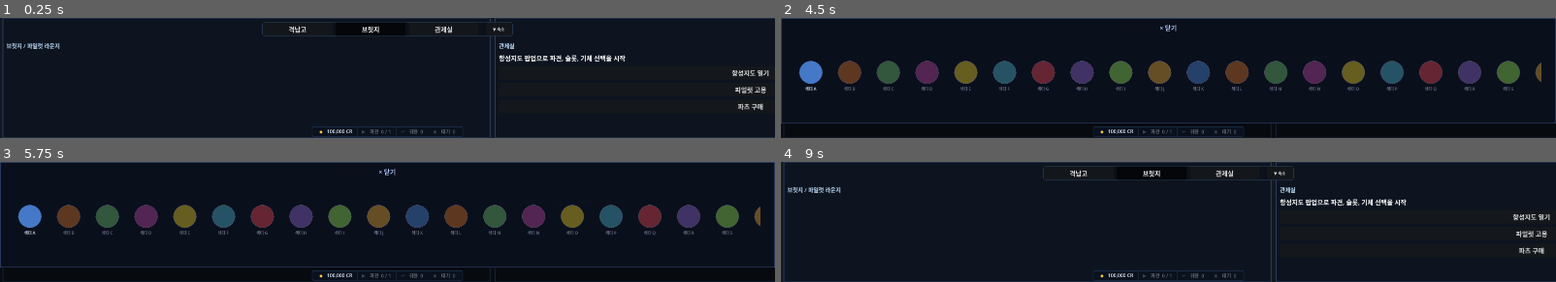
Above: before the commit, frames 1-4 (two rows, left to right).
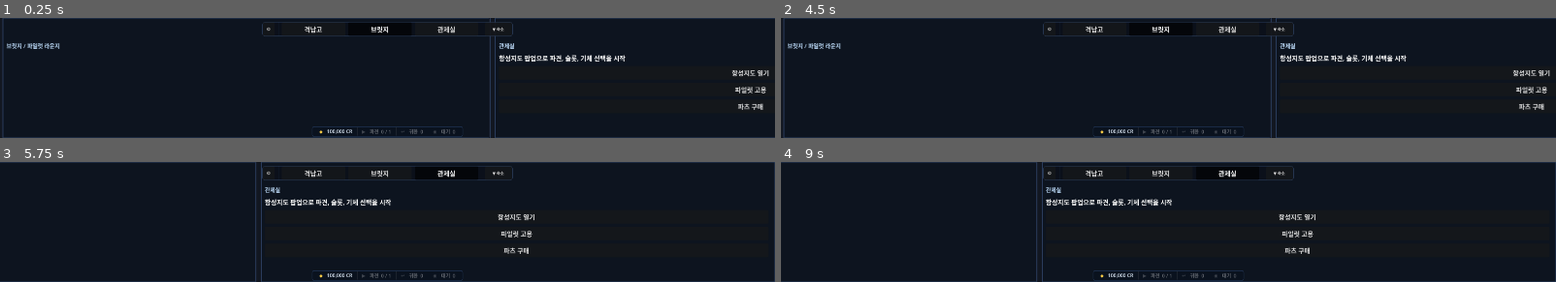
Above: after the commit, the same moments.

Repository: havergooday/dockclicker
Game: Godot game, scene res://scenes/main/main.tscn
Same seed, same stepped clock (60 frames per second), same inputs: the game is played once before the commit and once after it.
Inputs (mouse positions are in pixels of both pictures, inside the frame that each line leads up to):
- Up to frame 1 (0.25 s): no input
- Up to frame 2 (4.5 s): click "항성지도 열기" at 0.5 s; click "파일럿 고용" at 1.25 s; click "파츠 구매" at 2 s; click "격납고" at 2.75 s; click (1052, 28) at 3.5 s, where only the run after the commit has a clickable "⚙"; click "브릿지" at 4.25 s
- Up to frame 3 (5.75 s): click "관제실" at 5 s
- Up to frame 4 (9 s): click "항성지도 열기" at 5.75 s; click "파일럿 고용" at 6.5 s; click "파츠 구매" at 7.25 s; click "▼ 숙소" at 8 s; click "× 닫기" at 8.75 s

The runs differ from the first frame. In frame 1, 0.4% of the frame differs, in the area x 34-66%, y 6-13%; in frame 2, 14%, in the area x 0-100%, y 0-100%; in frame 3, 13%; in frame 4, 3.6%.

Commit message:
feat: 옵션 팝업 추가 (사운드)
- 네비게이션 탭 왼쪽에 ⚙ 옵션 버튼 + 구분선
- 클릭 시 상단에서 슬라이드다운 (0.20s ease-out), 닫기/바깥 클릭 시 닫힘
- 사운드: 전체 음소거 토글 + 마스터/BGM/SFX 볼륨 슬라이더
  (BGM/SFX 버스는 존재할 때만 표시)
- 옵션 열린 동안 캔버스 드래그 차단

Co-Authored-By: Claude Opus 4.8 <noreply@anthropic.com>

Diff:
--- a/scripts/ui/ship_canvas.gd
+++ b/scripts/ui/ship_canvas.gd
@@ -16,6 +16,7 @@
 const DECK_HEIGHT      := 300.0  # 데크 한 층 높이 (= 창 높이)
 const DECK_SNAP_THRESH := 55.0   # 이 거리 이상 드래그해야 데크 전환
 const AXIS_LOCK_PX     := 10.0   # H/V 축 고정 임계값
+const OPTIONS_H        := 168.0  # 옵션 팝업 높이
 
 var _scroll: ScrollContainer
 var _content: Control
@@ -29,6 +30,8 @@
 var _drag_axis: String = ""            # "" | "h" | "v"
 var _current_deck: int = 0            # 0 = 상부, 1 = 하부
 var _deck_btn: Button = null
+var _options_popup: Control = null
+var _options_panel: PanelContainer = null
 var _nav_buttons: Dictionary = {}
 
 
@@ -68,6 +71,7 @@
 	_build_zone_dividers()
 	_build_nav_bar()
 	_build_popups()
+	_build_options_popup()
 
 
 func _build_background() -> void:
@@ -104,6 +108,25 @@
 	row.offset_bottom = -5
 	row.add_theme_constant_override("separation", 8)
 	bar.add_child(row)
+
+	# 왼쪽 옵션 버튼
+	var opt_btn := Button.new()
+	opt_btn.text = "⚙"
+	opt_btn.custom_minimum_size = Vector2(30, 26)
+	opt_btn.add_theme_font_size_override("font_size", 12)
+	opt_btn.pressed.connect(func():
+		if is_instance_valid(_options_popup) and _options_popup.visible:
+			_close_options()
+		else:
+			_open_options()
+	)
+	row.add_child(opt_btn)
+
+	var sep_l := ColorRect.new()
+	sep_l.custom_minimum_size = Vector2(1, 0)
+	sep_l.size_flags_vertical = Control.SIZE_EXPAND_FILL
+	sep_l.color = Color(0.28, 0.40, 0.60, 0.45)
+	row.add_child(sep_l)
 
 	var nav_group := ButtonGroup.new()
 	_nav_buttons.clear()
@@ -424,6 +447,8 @@
 	for popup in _popups.values():
 		if is_instance_valid(popup) and popup.visible:
 			return
+	if is_instance_valid(_options_popup) and _options_popup.visible:
+		return
 
 	if event is InputEventMouseButton and event.button_index == MOUSE_BUTTON_RIGHT:
 		if event.pressed:
@@ -487,6 +512,151 @@
 		_deck_btn.text = "▼ 숙소" if _current_deck == 0 else "▲ 상부"
 
 
+func _build_options_popup() -> void:
+	_options_popup = Control.new()
+	_options_popup.set_anchors_preset(Control.PRESET_FULL_RECT)
+	_options_popup.visible = false
+	_options_popup.mouse_filter = Control.MOUSE_FILTER_IGNORE
+	add_child(_options_popup)
+
+	var dim := ColorRect.new()
+	dim.set_anchors_preset(Control.PRESET_FULL_RECT)
+	dim.color = Color(0, 0, 0, 0.38)
+	dim.mouse_filter = Control.MOUSE_FILTER_STOP
+	dim.gui_input.connect(func(ev: InputEvent):
+		if ev is InputEventMouseButton and ev.pressed and ev.button_index == MOUSE_BUTTON_LEFT:
+			_close_options()
+	)
+	_options_popup.add_child(dim)
+
+	_options_panel = PanelContainer.new()
+	_options_panel.anchor_left   = 0.0
+	_options_panel.anchor_top    = 0.0
+	_options_panel.anchor_right  = 1.0
+	_options_panel.anchor_bottom = 0.0
+	_options_panel.offset_top    = -OPTIONS_H
+	_options_panel.offset_bottom = OPTIONS_H
+	_options_panel.mouse_filter  = Control.MOUSE_FILTER_STOP
+	var sty := StyleBoxFlat.new()
+	sty.bg_color     = Color(0.04, 0.06, 0.11, 0.98)
+	sty.border_color = Color(0.26, 0.38, 0.60, 0.88)
+	sty.border_width_bottom = 1
+	sty.content_margin_left   = 18
+	sty.content_margin_right  = 18
+	sty.content_margin_top    = 8
+	sty.content_margin_bottom = 10
+	_options_panel.add_theme_stylebox_override("panel", sty)
+	_options_popup.add_child(_options_panel)
+
+	var root := VBoxContainer.new()
+	root.set_anchors_and_offsets_preset(Control.PRESET_FULL_RECT)
+	root.add_theme_constant_override("separation", 6)
+	_options_panel.add_child(root)
+
+	# 헤더
+	var hdr := HBoxContainer.new()
+	hdr.add_theme_constant_override("separation", 8)
+	root.add_child(hdr)
+	var title := Label.new()
+	title.text = "⚙  옵션"
+	title.add_theme_font_size_override("font_size", 13)
+	title.modulate = Color(0.80, 0.90, 1.0)
+	title.size_flags_horizontal = Control.SIZE_EXPAND_FILL
+	hdr.add_child(title)
+	var close_btn := Button.new()
+	close_btn.text = "✕"
+	close_btn.flat = true
+	close_btn.custom_minimum_size = Vector2(26, 22)
+	close_btn.pressed.connect(_close_options)
+	hdr.add_child(close_btn)
+
+	root.add_child(HSeparator.new())
+
+	# 전체 음소거
+	var mute_row := HBoxContainer.new()
+	mute_row.add_theme_constant_override("separation", 8)
+	root.add_child(mute_row)
+	var mute_lbl := Label.new()
+	mute_lbl.text = "전체 음소거"
+	mute_lbl.size_flags_horizontal = Control.SIZE_EXPAND_FILL
+	mute_lbl.add_theme_font_size_override("font_size", 11)
+	mute_row.add_child(mute_lbl)
+	var muted := AudioServer.is_bus_mute(0)
+	var mute_btn := Button.new()
+	mute_btn.toggle_mode = true
+	mute_btn.button_pressed = muted
+	mute_btn.text = "ON" if muted else "OFF"
+	mute_btn.custom_minimum_size = Vector2(44, 22)
+	mute_btn.modulate = Color(1.0, 0.50, 0.50) if muted else Color(0.60, 0.62, 0.68)
+	mute_btn.toggled.connect(func(v: bool):
+		mute_btn.text = "ON" if v else "OFF"
+		mute_btn.modulate = Color(1.0, 0.50, 0.50) if v else Color(0.60, 0.62, 0.68)
+		AudioServer.set_bus_mute(0, v)
+	)
+	mute_row.add_child(mute_btn)
+
+	# 볼륨 슬라이더
+	root.add_child(_build_volume_row("마스터", 0))
+	var bgm_idx := AudioServer.get_bus_index("BGM")
+	if bgm_idx >= 0:
+		root.add_child(_build_volume_row("BGM", bgm_idx))
+	var sfx_idx := AudioServer.get_bus_index("SFX")
+	if sfx_idx >= 0:
+		root.add_child(_build_volume_row("SFX", sfx_idx))
+
+
+func _build_volume_row(label: String, bus_idx: int) -> HBoxContainer:
+	var row := HBoxContainer.new()
+	row.add_theme_constant_override("separation", 8)
+	var lbl := Label.new()
+	lbl.text = label
+	lbl.custom_minimum_size = Vector2(56, 0)
+	lbl.add_theme_font_size_override("font_size", 11)
+	lbl.modulate = Color(0.68, 0.76, 0.90)
+	lbl.vertical_alignment = VERTICAL_ALIGNMENT_CENTER
+	row.add_child(lbl)
+	var cur: float = db_to_linear(AudioServer.get_bus_volume_db(bus_idx))
+	var slider := HSlider.new()
+	slider.min_value = 0.0
+	slider.max_value = 1.0
+	slider.step = 0.01
+	slider.value = cur
+	slider.size_flags_horizontal = Control.SIZE_EXPAND_FILL
+	slider.custom_minimum_size = Vector2(0, 20)
+	row.add_child(slider)
+	var val_lbl := Label.new()
+	val_lbl.text = "%d%%" % int(cur * 100.0)
+	val_lbl.custom_minimum_size = Vector2(34, 0)
+	val_lbl.horizontal_alignment = HORIZONTAL_ALIGNMENT_RIGHT
+	val_lbl.add_theme_font_size_override("font_size", 10)
+	val_lbl.modulate = Color(0.80, 0.88, 1.0)
+	row.add_child(val_lbl)
+	slider.value_changed.connect(func(v: float):
+		val_lbl.text = "%d%%" % int(v * 100.0)
+		AudioServer.set_bus_volume_db(bus_idx, linear_to_db(maxf(v, 0.001)))
+	)
+	return row
+
+
+func _open_options() -> void:
+	if not is_instance_valid(_options_popup):
+		return
+	_options_popup.visible = true
+	_options_panel.offset_top = -OPTIONS_H
+	var tween := create_tween()
+	tween.tween_property(_options_panel, "offset_top", 0.0, 0.20) \
+		.set_ease(Tween.EASE_OUT).set_trans(Tween.TRANS_SINE)
+
+
+func _close_options() -> void:
+	if not is_instance_valid(_options_popup) or not _options_popup.visible:
+		return
+	var tween := create_tween()
+	tween.tween_property(_options_panel, "offset_top", -OPTIONS_H, 0.16) \
+		.set_ease(Tween.EASE_IN).set_trans(Tween.TRANS_SINE)
+	tween.tween_callback(func(): _options_popup.visible = false)
+
+
 func _on_visibility_changed() -> void:
 	if visible:
 		return
